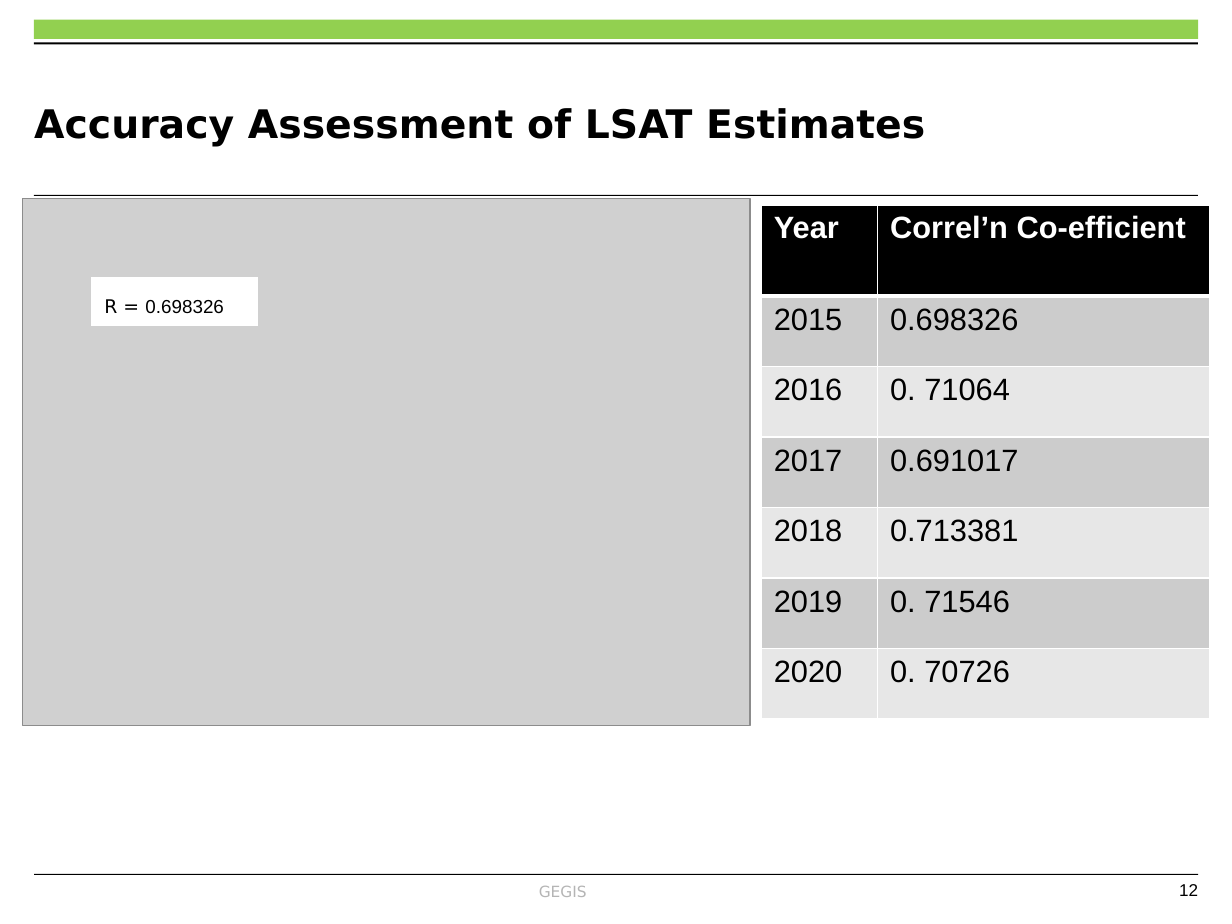
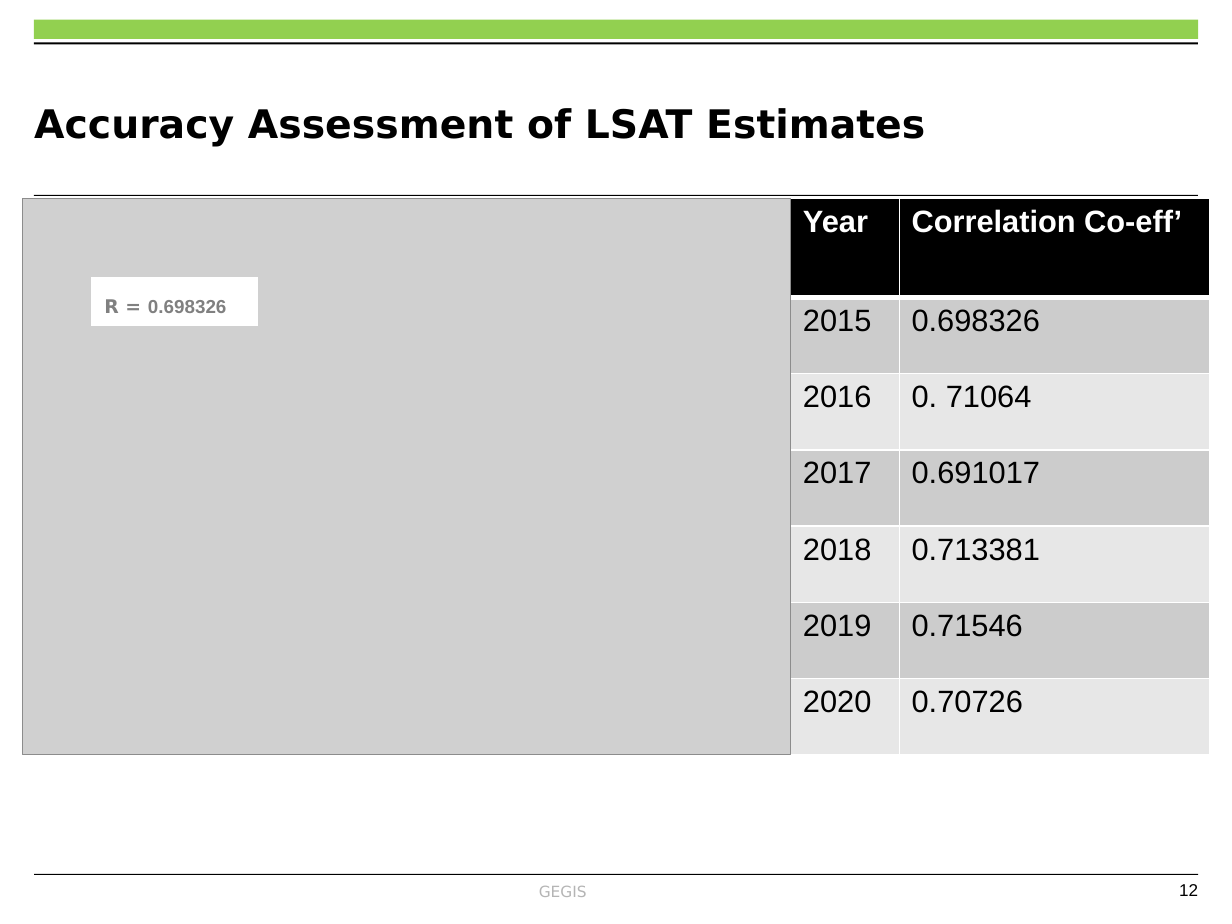
Before and after one commit to OkomoJacob/FinalYearProject, a slide deck: slide 12 of Dr. E Nduati, Superviser/Submissions/ENC222-0149_2017_OKOMO_JACOB_1234_Progress_2.pptx. Drawn at 1232x924 pixels with LibreOffice and Linux fonts; fonts in the diff are those of the drawing; grey boxes stand for pictures; background and template pictures are left out. Boxes give left, top, right and bottom in pixels: in the first picture for what was removed or moved away, otherwise in the second. Text is boxed around its words. In the diff, an @@ line names an element or a change of style, - is before the commit and + after.

```diff
--- a/Dr. E Nduati, Superviser/Submissions/ENC222-0149_2017_OKOMO_JACOB_1234_Progress_2.pptx
+++ b/Dr. E Nduati, Superviser/Submissions/ENC222-0149_2017_OKOMO_JACOB_1234_Progress_2.pptx
@@ picture: place and size @@
-picture at [22, 198, 750, 726]
+picture at [22, 198, 791, 755]
@@ table at [791, 198, 1210, 755] @@
-row 1, column 2: Correl’n Co-efficient
+row 1, column 2: Correlation Co-eff’
-row 6, column 2: 0. 71546
+row 6, column 2: 0.71546
-row 7, column 2: 0. 70726
+row 7, column 2: 0.70726
@@ table: place and size @@
-table at [761, 205, 1210, 718]
+table at [791, 198, 1210, 755]
@@ rectangle "R = 0.698326" at [92, 277, 257, 325]: text colour #000000 to #808080, bold on @@
```
Also in this commit, not shown: 11 other slides changed, 2 slides added, 5 other files.
